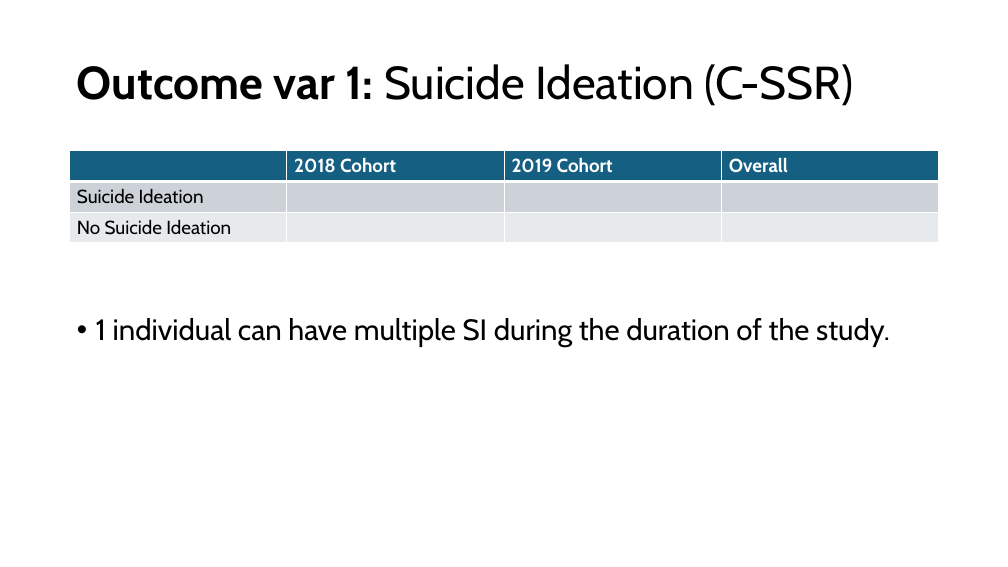
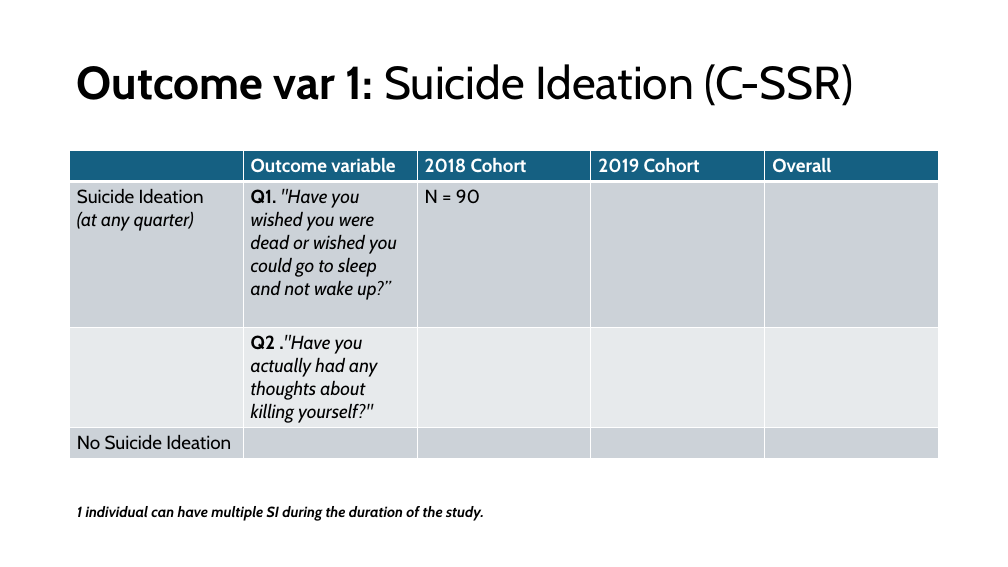
Before and after one commit to alexanderquispe/PassiveSensing-Symptoms-NetworkAnalysis, a slide deck: slide 7 of ORIE_5160_Final_Project_Presentation_11.20.24.pptx. Drawn at 1008x567 pixels with LibreOffice and Linux fonts; fonts in the diff are those of the drawing. Boxes give left, top, right and bottom in pixels: in the first picture for what was removed or moved away, otherwise in the second. Text is boxed around its words. In the diff, an @@ line names an element or a change of style, - is before the commit and + after.

```diff
--- a/ORIE_5160_Final_Project_Presentation_11.20.24.pptx
+++ b/ORIE_5160_Final_Project_Presentation_11.20.24.pptx
@@ table at [70,151,939,477] @@
- | 2018 Cohort | 2019 Cohort | Overall
-Suicide Ideation |  |  | 
-No Suicide Ideation |  |  | 
+ | Outcome variable | 2018 Cohort | 2019 Cohort | Overall
+Suicide Ideation (at any quarter) | Q1. "Have you wished you were dead or wished you could go to sleep and not wake up?” | N = 90 |  | 
+ | Q2 ."Have you actually had any thoughts about killing yourself?" |  |  | 
+No Suicide Ideation |  |  |  | 
@@ text "1 individual can have multiple ...": place and size @@
-text "1 individual can have multiple ..." at [96,318,890,347]
+text "1 individual can have multiple ..." at [77,506,484,521]
@@ text "1 individual can have multiple ..." at [77,506,484,521]: size 28 to 14 pt, bold on, italic on; bullet • to none @@
```
Also in this commit, not shown: 1 other slide changed, 1 other file.
